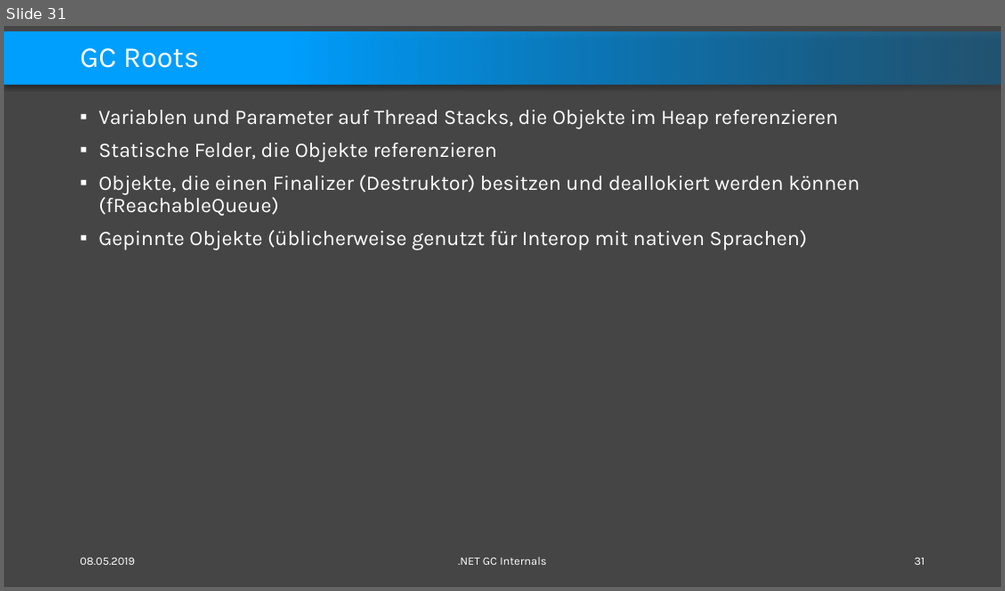
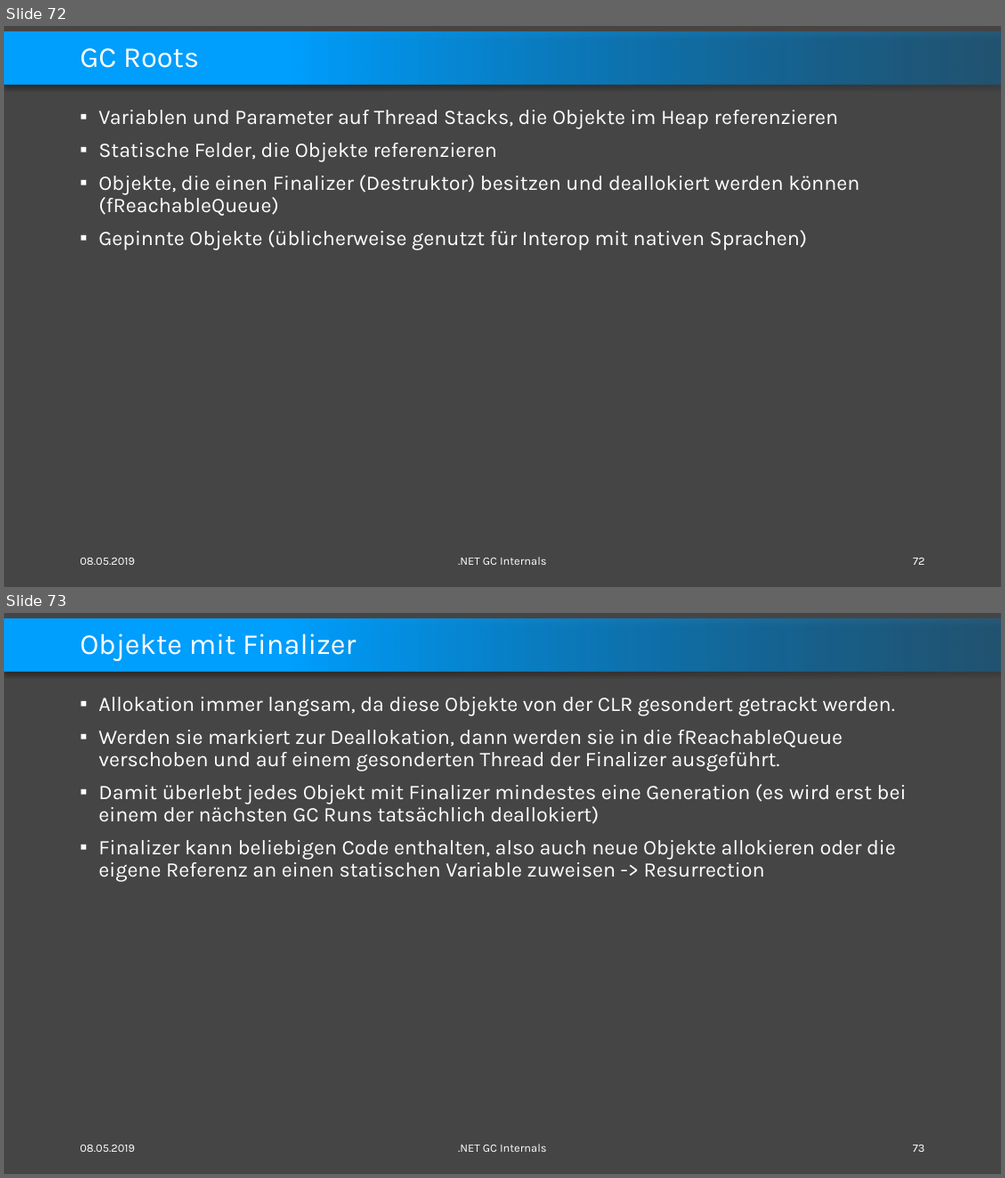
Before and after one commit to feO2x/DotnetGCInternals, a slide deck: Dotnet GC Internals.pptx. Shown one above the other, each under a label of ours: slide 31 before the commit, slides 72 and 73 after it. The pictures are 1005x591 and 1005x1178 pixels, drawn with LibreOffice and Linux fonts; fonts in the diff are those of the drawing. Boxes give left, top, right and bottom in pixels: in the first picture for what was removed or moved away, otherwise in the second. Text is boxed around its words. In the diff, an @@ line names an element or a change of style, - is before the commit and + after.

```diff
--- a/Dotnet GC Internals.pptx
+++ b/Dotnet GC Internals.pptx
@@ slide 73 added at [4,613,1001,1174], background #454545; not listed: 1 template element that a slide beside it also shows @@
@@ title added at [80,633,356,661], 28 pt, text #FFFFFF @@
+Objekte mit Finalizer
@@ text added at [98,697,906,882], 20 pt, text #FFFFFF @@
+▪ Allokation immer langsam, da diese Objekte von der CLR gesondert getrackt werden.
+▪ Werden sie markiert zur Deallokation, dann werden sie in die fReachableQueue verschoben und auf einem gesonderten Thread der Finalizer ausgeführt.
+▪ Damit überlebt jedes Objekt mit Finalizer mindestes eine Generation (es wird erst bei einem der nächsten GC Runs tatsächlich deallokiert)
+▪ Finalizer kann beliebigen Code enthalten, also auch neue Objekte allokieren oder die eigene Referenz an einen statischen Variable zuweisen -> Resurrection
@@ text added at [80,1144,135,1151], 11 pt, text #FFFFFF @@
+08.05.2019
@@ text added at [458,1143,547,1151], 11 pt, text #FFFFFF @@
+.NET GC Internals
@@ page number added at [913,1144,925,1151], 11 pt, text #FFFFFF @@
+73
@@ what was slide 31 is now slide 72 @@
@@ page number at [913,557,924,564]: text changed @@
-31
+72
```
Also in this commit, not shown: 11 slides changed, 11 other slides added.
